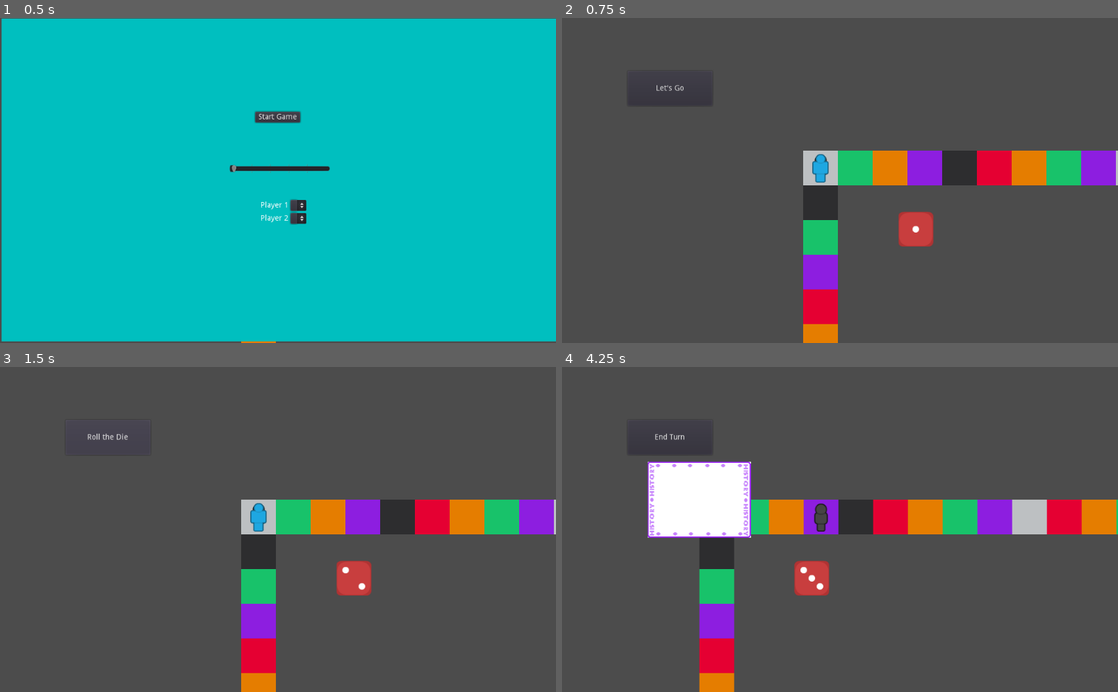
Above: before the commit, frames 1-4 (two rows, left to right).
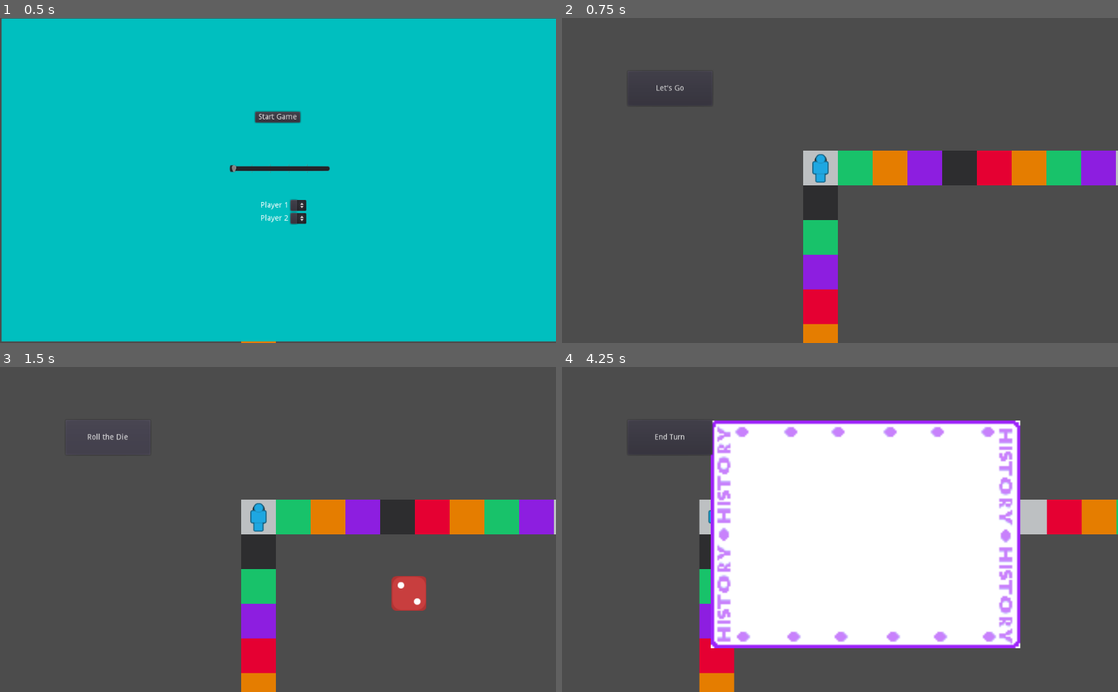
Above: after the commit, the same moments.

Repository: 44351-w21/protech-writing-game-chaotic-good-studios
Game: Godot game, scene res://Game.tscn
Same seed, same stepped clock (60 frames per second), same inputs: the game is played once before the commit and once after it.
Inputs:
- Up to frame 1 (0.5 s): no input
- Up to frame 2 (0.75 s): click "Start Game" at 0.5 s
- Up to frame 3 (1.5 s): click "Let's Go" at 1.25 s
- Up to frame 4 (4.25 s): click "Roll the Die" at 2 s

Frame 1 is identical in both runs. In frame 2, 0.7% of the frame differs, in the area x 60-67%, y 59-71%; in frame 3, 1.3%; in frame 4, 41%, in the area x 15-83%, y 16-87%.

Commit message:
Card size change + Camera follow

Diff:
--- a/Card.tscn
+++ b/Card.tscn
@@ -10,19 +10,23 @@
 [node name="EnglishCard" type="Sprite" parent="."]
 visible = false
 rotation = 1.5708
+scale = Vector2( 3, 3 )
 texture = ExtResource( 1 )
 
 [node name="ScienceCard" type="Sprite" parent="."]
 visible = false
 rotation = 1.5708
+scale = Vector2( 3, 3 )
 texture = ExtResource( 4 )
 
 [node name="HistoryCard" type="Sprite" parent="."]
 visible = false
 rotation = 1.5708
+scale = Vector2( 3, 3 )
 texture = ExtResource( 3 )
 
 [node name="MathCard" type="Sprite" parent="."]
 visible = false
 rotation = 1.5708
+scale = Vector2( 3, 3 )
 texture = ExtResource( 2 )
--- a/Game.gd
+++ b/Game.gd
@@ -43,6 +43,7 @@
 	$CanvasLayer/GoButton.hide()
 	$HUD/Canvas/Control.show()
 	$CanvasLayer/EndTurn.hide()
+	$DieCard/Die.hide()
 
 
 # moves camera to parent
@@ -64,11 +65,11 @@
 func _on_RollButton_pressed():
 	rng.randomize()
 	var randMove = rng.randi_range(1,6)
-	$Die.stop()
-	$Die.set_frame(randMove - 1)
+	$DieCard/Die.stop()
+	$DieCard/Die.set_frame(randMove - 1)
 	$CanvasLayer/RollButton.hide()
 	#moveBtn.disabled = true
-	if $Die.is_playing() == false:
+	if $DieCard/Die.is_playing() == false:
 		GameState.currentPlayer.move(randMove)
 		yield(GameState.currentPlayer, 'movedone')
 		card_player_interaction()
@@ -135,46 +136,46 @@
 
 
 func scienceCard():
-	$Card/ScienceCard.show()
-	$CanvasLayer/MathSelect.hide()
-	$CanvasLayer/HistSelect.hide()
-	$CanvasLayer/EngSelect.hide()
-	$CanvasLayer/SciSelect.hide()
-	pass
+	$DieCard/Card/ScienceCard.show()
+	$CanvasLayer/MathSelect.hide()
+	$CanvasLayer/HistSelect.hide()
+	$CanvasLayer/EngSelect.hide()
+	$CanvasLayer/SciSelect.hide()
+	$DieCard/Die.hide()
 
 
 func historyCard():
-	$Card/HistoryCard.show()
-	$CanvasLayer/MathSelect.hide()
-	$CanvasLayer/HistSelect.hide()
-	$CanvasLayer/EngSelect.hide()
-	$CanvasLayer/SciSelect.hide()
-	pass
+	$DieCard/Card/HistoryCard.show()
+	$CanvasLayer/MathSelect.hide()
+	$CanvasLayer/HistSelect.hide()
+	$CanvasLayer/EngSelect.hide()
+	$CanvasLayer/SciSelect.hide()
+	$DieCard/Die.hide()
 
 
 func englishCard():
-	$Card/EnglishCard.show()
-	$CanvasLayer/MathSelect.hide()
-	$CanvasLayer/HistSelect.hide()
-	$CanvasLayer/EngSelect.hide()
-	$CanvasLayer/SciSelect.hide()
-	pass
+	$DieCard/Card/EnglishCard.show()
+	$CanvasLayer/MathSelect.hide()
+	$CanvasLayer/HistSelect.hide()
+	$CanvasLayer/EngSelect.hide()
+	$CanvasLayer/SciSelect.hide()
+	$DieCard/Die.hide()
 
 
 func mathCard():
-	$Card/MathCard.show()
-	$CanvasLayer/MathSelect.hide()
-	$CanvasLayer/HistSelect.hide()
-	$CanvasLayer/EngSelect.hide()
-	$CanvasLayer/SciSelect.hide()
-	pass
+	$DieCard/Card/MathCard.show()
+	$CanvasLayer/MathSelect.hide()
+	$CanvasLayer/HistSelect.hide()
+	$CanvasLayer/EngSelect.hide()
+	$CanvasLayer/SciSelect.hide()
+	$DieCard/Die.hide()
 
 
 func _on_EndTurn_pressed():
-	$Card/MathCard.hide()
-	$Card/EnglishCard.hide()
-	$Card/ScienceCard.hide()
-	$Card/HistoryCard.hide()
+	$DieCard/Card/MathCard.hide()
+	$DieCard/Card/EnglishCard.hide()
+	$DieCard/Card/ScienceCard.hide()
+	$DieCard/Card/HistoryCard.hide()
 	currentPlayerNum += 1
 	currentPlayerNum = currentPlayerNum % playerCount
 	GameState.currentPlayerLabel=nextplayer[currentPlayerNum]
@@ -184,8 +185,9 @@
 
 
 func _on_Button_pressed():
+	$DieCard/Die.show()
 	$CanvasLayer/GoButton.hide()
-	$Die.play()
+	$DieCard/Die.play()
 	$CanvasLayer/RollButton.show()
 	#currentPlayerNum=(currentPlayerNum+1)%int(playerCount)
 	#GameState.currentPlayer=plist[currentPlayerNum]
--- a/Game.tscn
+++ b/Game.tscn
@@ -54,10 +54,13 @@
 position = Vector2( 23.807, 29.7151 )
 player = 5
 
-[node name="Card" parent="." instance=ExtResource( 12 )]
-
-[node name="Die" type="AnimatedSprite" parent="."]
-position = Vector2( 207.558, 144.986 )
+[node name="DieCard" type="CanvasLayer" parent="."]
+
+[node name="Card" parent="DieCard" instance=ExtResource( 12 )]
+position = Vector2( 559.249, 308.958 )
+
+[node name="Die" type="AnimatedSprite" parent="DieCard"]
+position = Vector2( 753.445, 417.929 )
 frames = SubResource( 1 )
 animation = "roll"
 speed_scale = 1.5
@@ -198,6 +201,7 @@
 [node name="Canvas" type="CanvasLayer" parent="HUD"]
 
 [node name="Control" type="Control" parent="HUD/Canvas"]
+visible = false
 margin_right = 40.0
 margin_bottom = 40.0
 __meta__ = {
